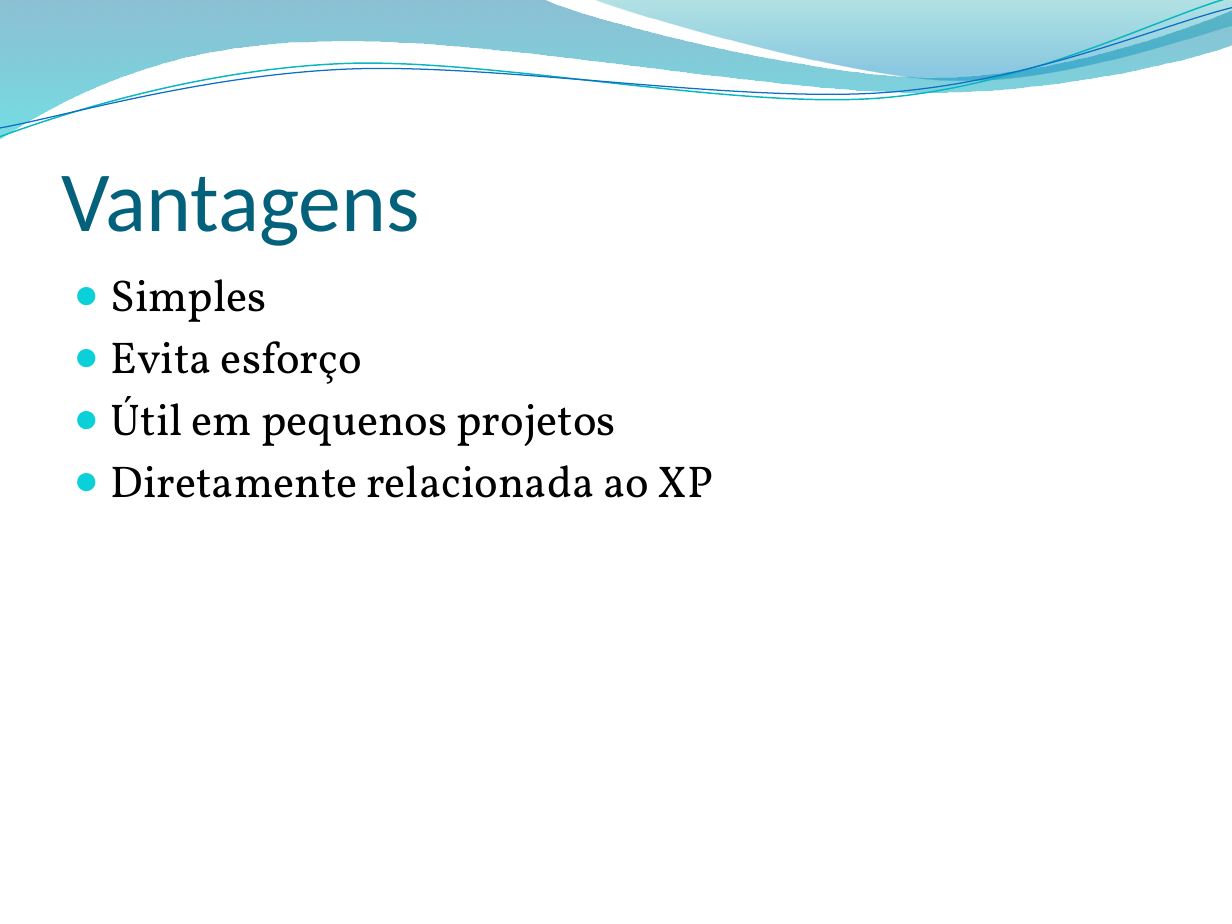
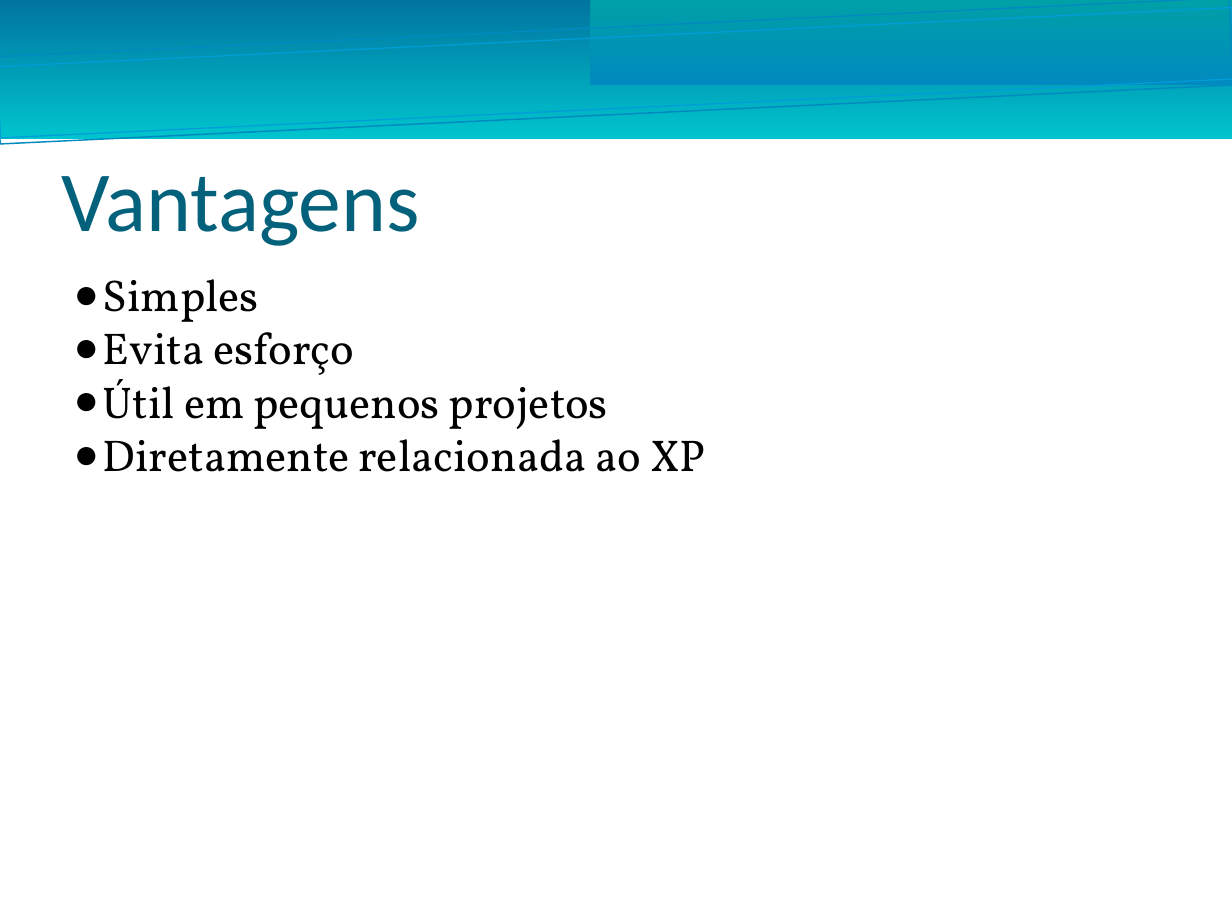
Before and after one commit to guglinski/bolsistas, a slide deck: slide 3 of Atividade 4 - bolsistas/Atividade 4 - ES.pptx. Drawn at 1232x924 pixels with LibreOffice and Linux fonts; fonts in the diff are those of the drawing; background and template pictures are left out. Boxes give left, top, right and bottom in pixels: in the first picture for what was removed or moved away, otherwise in the second. Text is boxed around its words. In the diff, an @@ line names an element or a change of style, - is before the commit and + after.

```diff
--- a/Atividade 4 - bolsistas/Atividade 4 - ES.pptx
+++ b/Atividade 4 - bolsistas/Atividade 4 - ES.pptx
@@ freeform shape removed at box(0, 0, 1232, 139) @@
@@ freeform shape removed at box(0, 0, 1232, 144) @@
@@ freeform shape removed at box(0, 8, 1232, 137) @@
@@ rectangle added at box(0, 0, 1232, 139), fill gradient #0074A0 to #00C4CD @@
@@ rectangle added at box(0, 0, 1232, 144), outline #008ABF 0.85 pt @@
@@ rectangle added at box(0, 8, 1232, 137), outline #009DD9 0.74 pt @@
@@ freeform shape removed at box(590, 0, 1232, 85) @@
@@ rectangle added at box(590, 0, 1232, 85), fill gradient #00A0A8 to #008ABF @@
@@ text "Simples" at box(103, 279, 706, 472): indent changed; less space between paragraphs @@
```
Also in this commit, not shown: 5 other slides changed.
